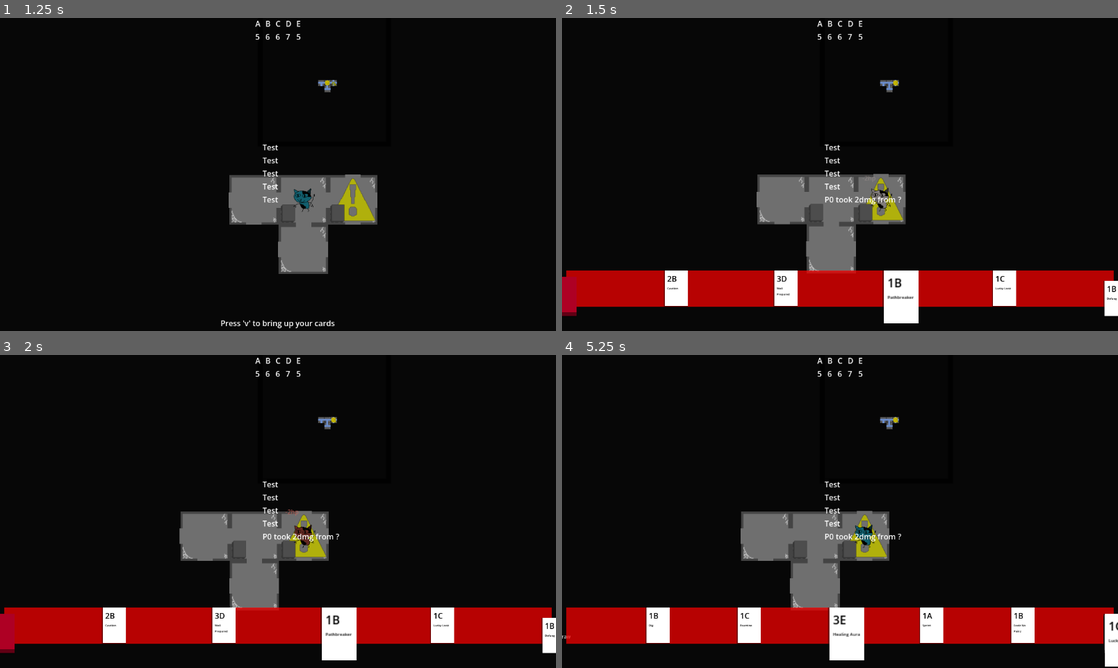
Above: before the commit, frames 1-4 (two rows, left to right).
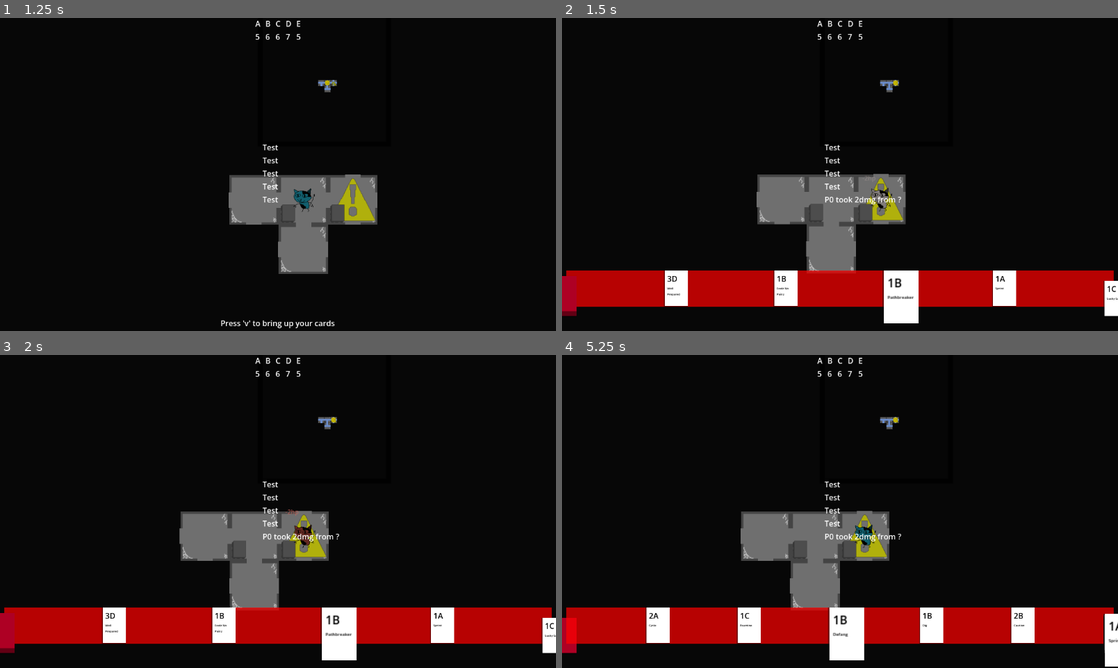
Above: after the commit, the same moments.

Repository: emrysshevek/gameganggame
Game: Godot game, scene res://scenes/GameScene.tscn
The game is run twice, just before and just after one commit, with the same random seed, the same clock (stepped at 60 frames per second) and the same inputs.
Inputs (mouse positions are in pixels of both pictures, inside the frame that each line leads up to):
- Up to frame 1 (1.25 s): tap V (debug_v) at 0.5 s; move the mouse to (400, 158) at 0.52 s; hold D (move_right) from 0.53 s (still down); tap G (discard) at 0.6 s; click (400, 158) at 0.67 s
- Up to frame 2 (1.5 s): release D (move_right) at 1.25 s; tap V (debug_v) at 1.25 s; drag from (728, 190) to (812, 237) at 1.27 s
- Up to frame 3 (2 s): no input
- Up to frame 4 (5.25 s): move the mouse to (895, 442) at 2.02 s; hold D (move_right) 2.03-2.75 s; tap C (toggle_cursor) at 2.1 s; click "Draw" at 2.75 s; click "Discard" at 3.5 s; tap Enter (toggle_end_turn) at 4.25 s; drag from (812, 574) to (673, 464) at 4.27 s; tap V (debug_v) at 5 s; move the mouse to (1006, 558) at 5.02 s; hold A (move_left) from 5.03 s (still down); hold Shift from 5.03 s (still down)

Frame 1 is identical in both runs. In frame 2, 0.1% of the frame differs, in the area x 0-100%, y 82-94%; in frame 3, 0.1%; in frame 4, 0.5%, in the area x 0-100%, y 82-96%.

Commit message:
cycle card

Diff:
--- a/cards/cards/card_list.tres
+++ b/cards/cards/card_list.tres
@@ -11,11 +11,13 @@
 [ext_resource type="PackedScene" uid="uid://ncwhp71mgugu" path="res://cards/cards/healing_aura/healing_aura_card.tscn" id="8_4im7e"]
 [ext_resource type="PackedScene" uid="uid://cwu27t77xpy8" path="res://cards/cards/caution/caution_card.tscn" id="9_j8rf1"]
 [ext_resource type="PackedScene" uid="uid://n258lqdbijua" path="res://cards/cards/lucky_look/lucky_look_card.tscn" id="10_j8rf1"]
+[ext_resource type="PackedScene" uid="uid://bf7q5wtxvr7p1" path="res://cards/cards/cycle/cycle_card.tscn" id="11_7spg2"]
 
 [resource]
 script = ExtResource("1_p6edn")
 cards = Dictionary[String, PackedScene]({
 "caution": ExtResource("9_j8rf1"),
+"cycle": ExtResource("11_7spg2"),
 "defang": ExtResource("4_jsrv2"),
 "dig": ExtResource("5_hu8k6"),
 "examine": ExtResource("4_5t7bn"),
--- /dev/null
+++ b/cards/cards/cycle/cycle_card.gd
@@ -0,0 +1,11 @@
+extends Card
+
+## Cycle: cycle all elements by 1
+
+
+func _trigger_play_ability() -> void:
+	var value_manager := Utils.try_get_value_manager()
+	var starting_vals := value_manager._creature_values.duplicate()
+	for creature_val in starting_vals.keys():
+		value_manager.use_value(creature_val, starting_vals[creature_val])
+	super._trigger_play_ability()
--- /dev/null
+++ b/cards/cards/cycle/cycle_card.tscn
@@ -0,0 +1,12 @@
+[gd_scene format=3 uid="uid://bf7q5wtxvr7p1"]
+
+[ext_resource type="PackedScene" uid="uid://bnv5dqpc4y8xb" path="res://cards/card.tscn" id="1_cttry"]
+[ext_resource type="Script" uid="uid://6el62nqujp4q" path="res://cards/cards/cycle/cycle_card.gd" id="2_8w4pl"]
+
+[node name="Card" unique_id=693299294 instance=ExtResource("1_cttry")]
+script = ExtResource("2_8w4pl")
+cost = Dictionary[int, int]({
+0: 2
+})
+description = "Cycle"
+targets_required = null
Not shown, added: cards/cards/cycle/cycle_card.gd.uid
